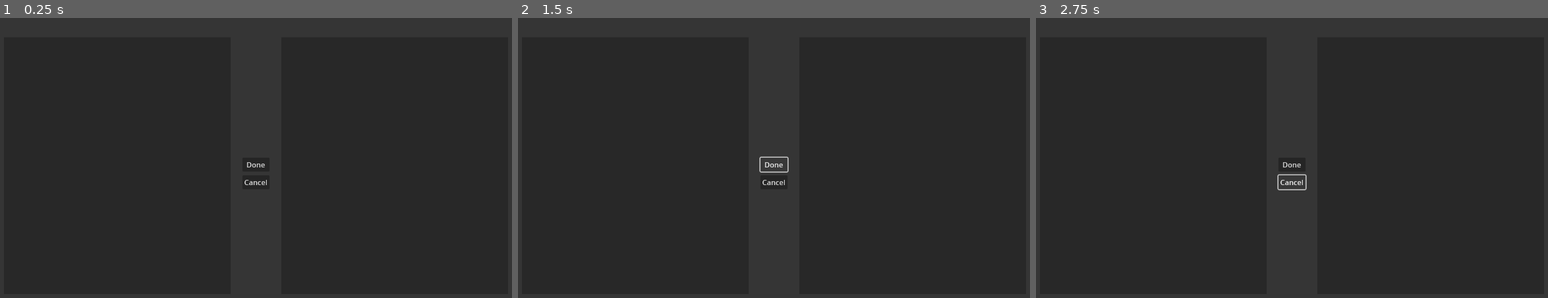
Above: before the commit, frames 1-3 (left to right).
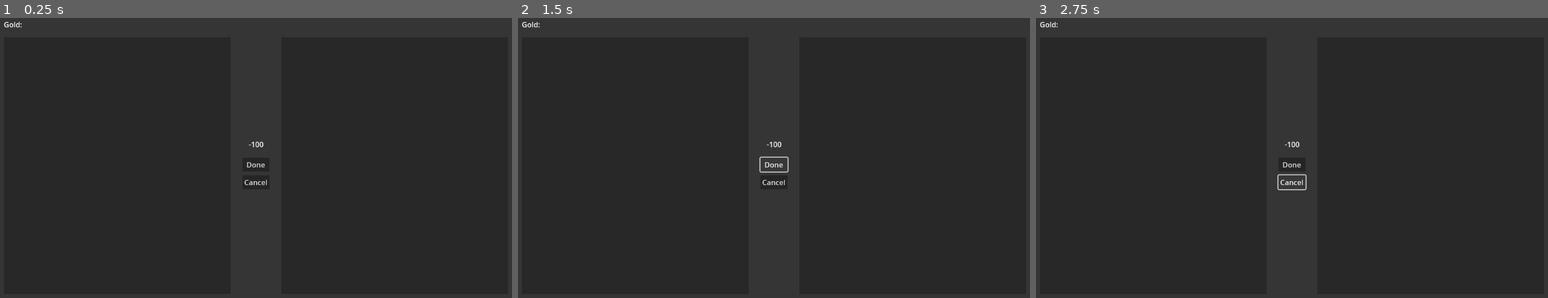
Above: after the commit, the same moments.

Repository: jamklex/3dshooter
Game: Godot game, scene res://shared/trade/trade.tscn
Two runs of this game, one before a commit and one after it. Both use one fixed random seed, a clock stepped at 60 frames per second and the inputs below. This scene is started directly instead of the project's main scene.
Inputs:
- Up to frame 1 (0.25 s): no input
- Up to frame 2 (1.5 s): click "Done" at 0.5 s; click "Done" at 1.25 s
- Up to frame 3 (2.75 s): click "Cancel" at 2 s

The runs differ from the first frame. In frame 1, less than 0.1% of the frame differs, in the area x 0-52%, y 1-47%; in frame 2, less than 0.1%; in frame 3, less than 0.1%.
Error in both runs: Invalid call. Nonexistent function 'setInDialog' in base 'Nil'. (res://shared/scripts/worldUtil.gd:50)

Commit message:
start off pricelist

Diff:
--- a/shared/scripts/worldUtil.gd
+++ b/shared/scripts/worldUtil.gd
@@ -31,9 +31,9 @@
 	currentTrade.setLeftInventory(player.inventory)
 	currentTrade.setRightInventory(player.store_inventory)
 	currentTrade.onDone.connect(applyTrade)
-#	currentTrade.setPriceList({
-#		"item_123123": 12
-#	})
+	currentTrade.setPriceList({
+		"item_123123": 12
+	})
 	add_child(currentTrade)
 	player.isInConversation = true
 	player.body.setInDialog(true)
--- a/shared/trade/trade.tscn
+++ b/shared/trade/trade.tscn
@@ -23,6 +23,14 @@
 grow_horizontal = 2
 grow_vertical = 2
 theme_override_styles/panel = SubResource("StyleBoxFlat_jplul")
+
+[node name="playerMoney" type="Label" parent="bg"]
+layout_mode = 1
+offset_left = 20.0
+offset_top = 20.0
+offset_right = 65.0
+offset_bottom = 46.0
+text = "Gold: "
 
 [node name="leftInv" type="Panel" parent="bg"]
 layout_mode = 1
@@ -77,6 +85,23 @@
 size_flags_vertical = 3
 theme_override_constants/separation = 20
 
+[node name="diffMoney" type="Label" parent="bg"]
+layout_mode = 1
+anchors_preset = 8
+anchor_left = 0.5
+anchor_top = 0.5
+anchor_right = 0.5
+anchor_bottom = 0.5
+offset_left = -22.33
+offset_top = -39.93
+offset_right = 22.67
+offset_bottom = -13.93
+grow_horizontal = 2
+grow_vertical = 2
+text = "-100"
+horizontal_alignment = 1
+vertical_alignment = 1
+
 [node name="done" type="Button" parent="bg"]
 layout_mode = 1
 anchors_preset = 8
